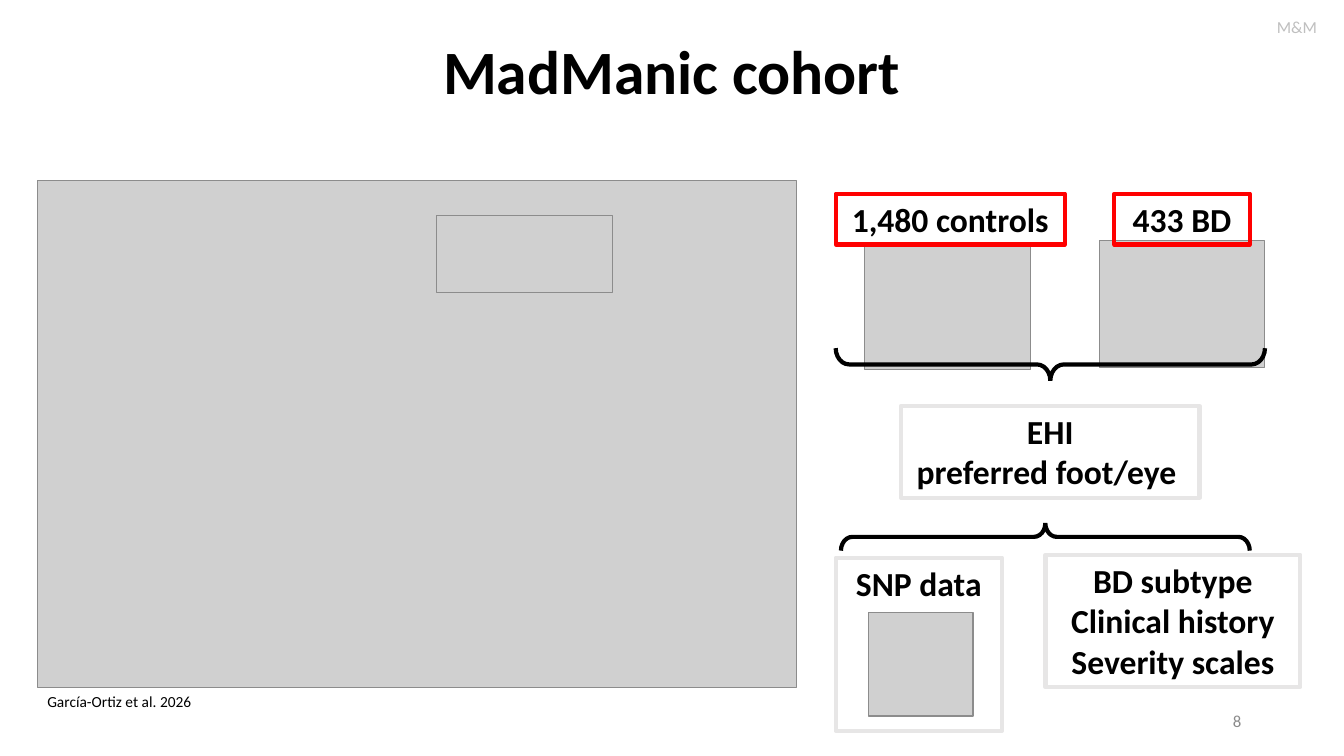
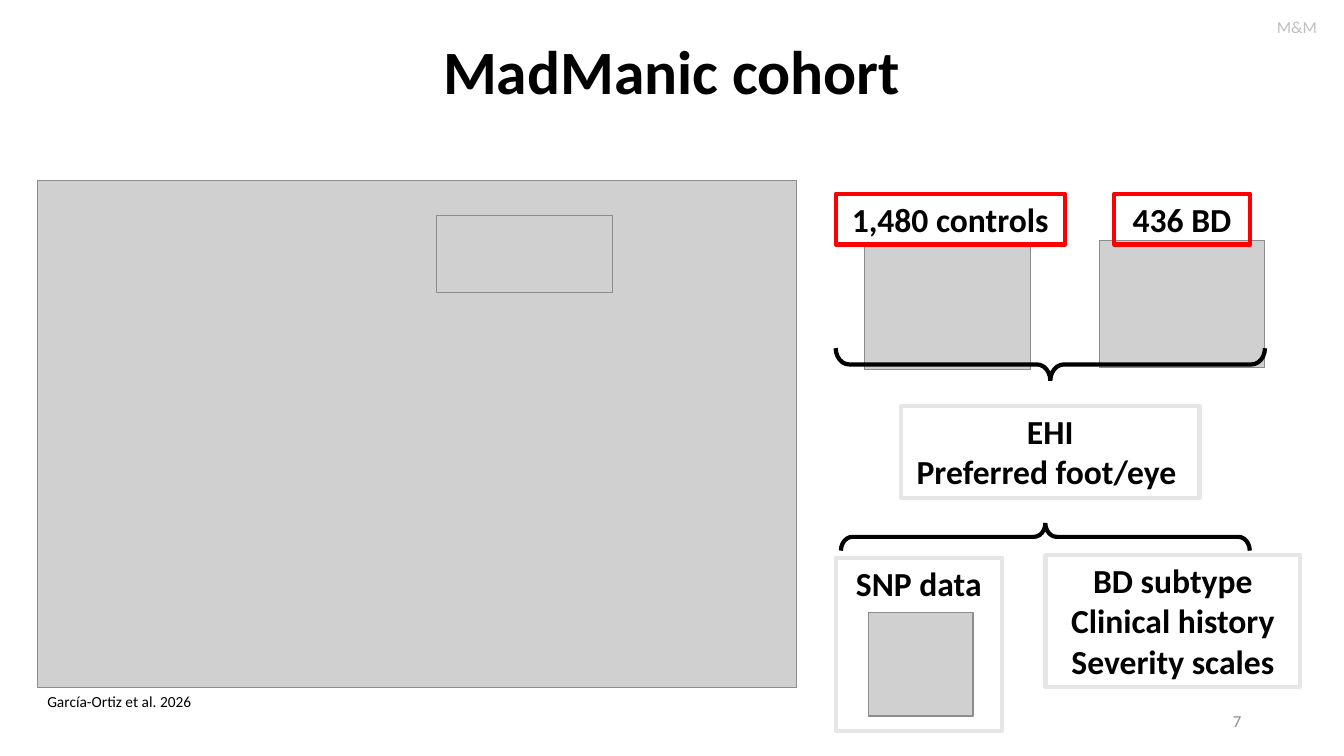
Before and after one commit to igarcia17/EHI_laterality, a slide deck: slide 7 of NorthSeaLateralityCongress_InesGarciaOrtiz.pptx (slide 8 before the commit). Drawn at 1344x756 pixels with LibreOffice and Linux fonts; fonts in the diff are those of the drawing; grey boxes stand for pictures. Boxes give left, top, right and bottom in pixels: in the first picture for what was removed or moved away, otherwise in the second. Text is boxed around its words. In the diff, an @@ line names an element or a change of style, - is before the commit and + after.

```diff
--- a/NorthSeaLateralityCongress_InesGarciaOrtiz.pptx
+++ b/NorthSeaLateralityCongress_InesGarciaOrtiz.pptx
@@ text in rectangle at bbox=[1133, 209, 1231, 233]: text changed @@
-433 BD
+436 BD
@@ text in rectangle at bbox=[917, 460, 1177, 490]: text changed @@
-preferred foot/eye
+Preferred foot/eye
@@ page number at bbox=[1233, 716, 1241, 727]: text changed @@
-8
+7
```
Also in this commit, not shown: 10 other slides changed, 2 slides added, 1 slide removed, 1 other file.
